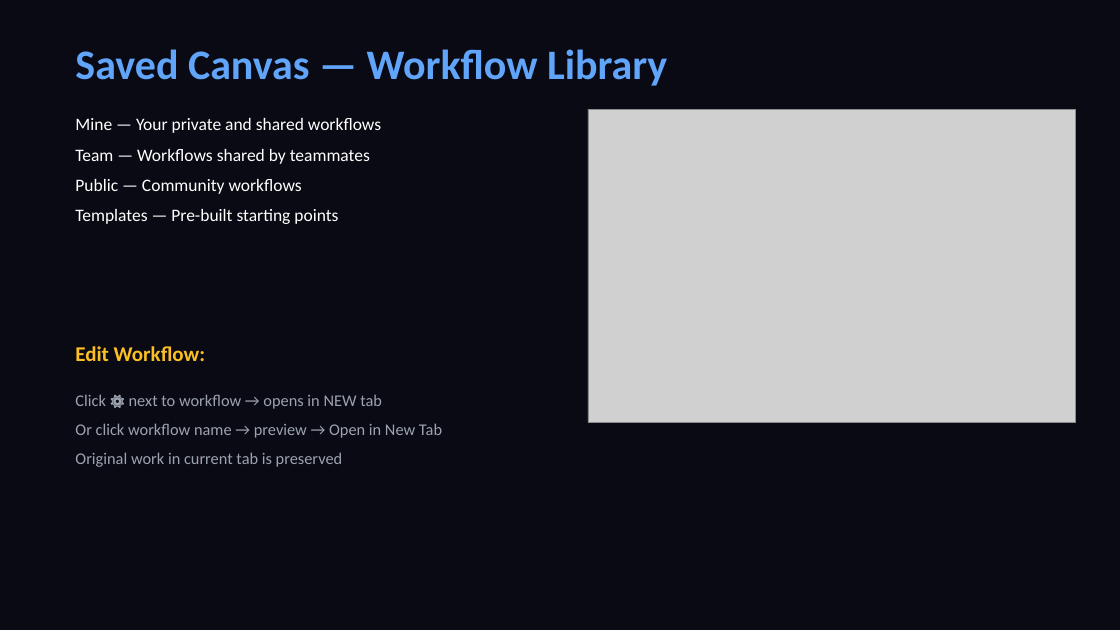
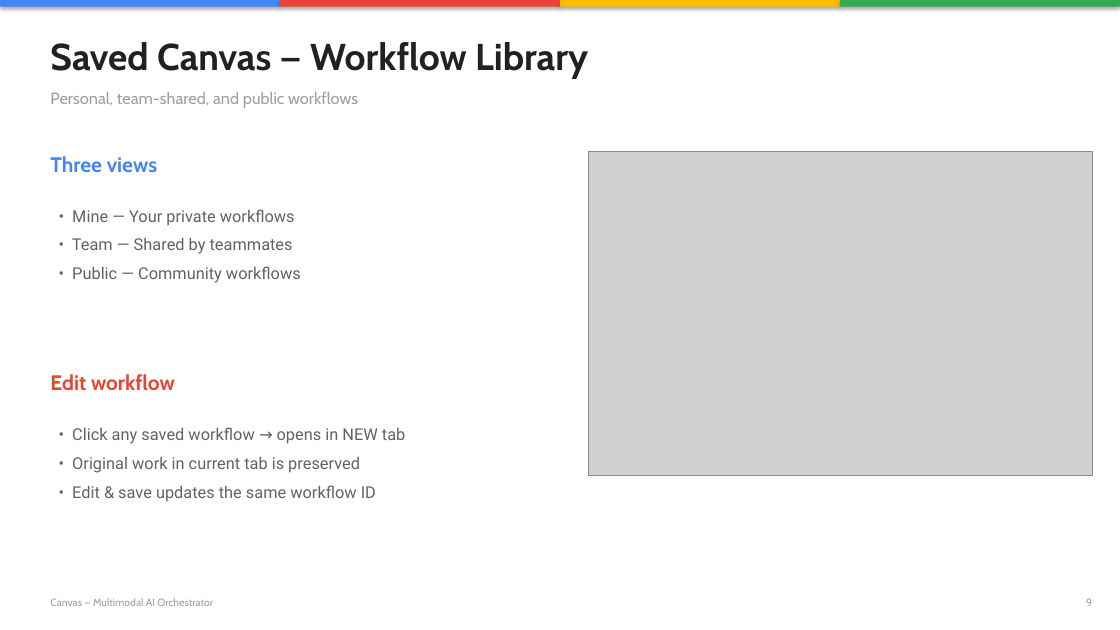
Before and after one commit to gauravz7/canvas, a slide deck: slide 9 of docs/Canvas_Product_Deck.pptx (slide 8 before the commit). Drawn at 1120x630 pixels with LibreOffice and Linux fonts; fonts in the diff are those of the drawing; grey boxes stand for pictures. Boxes give left, top, right and bottom in pixels: in the first picture for what was removed or moved away, otherwise in the second. Text is boxed around its words. In the diff, an @@ line names an element or a change of style, - is before the commit and + after.

```diff
--- a/docs/Canvas_Product_Deck.pptx
+++ b/docs/Canvas_Product_Deck.pptx
@@ background #0A0A14 to #FFFFFF @@
@@ rectangle added at [0, 0, 280, 7], fill #4285F4 @@
@@ rectangle added at [280, 0, 560, 7], fill #EA4335 @@
@@ rectangle added at [560, 0, 840, 7], fill #FBBC04 @@
@@ rectangle added at [840, 0, 1120, 7], fill #34A853 @@
@@ text "Saved Canvas — Workflow Library": place and size @@
-text "Saved Canvas — Workflow Library" at [75, 49, 667, 86]
+text "Saved Canvas — Workflow Library" at [50, 42, 588, 79]
@@ text "Saved Canvas — Workflow Library" at [50, 42, 588, 79]: size 36 to 32 pt, font Calibri to Cabin, text colour #60A5FA to #202124 @@
@@ text added at [50, 92, 358, 108], 14 pt, text #9AA0A6 @@
+Personal, team-shared, and public workflows
@@ text added at [50, 156, 157, 172], 18 pt, text #4285F4, bold @@
+Three views
@@ picture: place and size @@
-picture at [588, 109, 1075, 423]
+picture at [588, 151, 1092, 476]
@@ text at [72, 209, 301, 283]: text changed; size 15 to 14 pt; font Calibri to Roboto; text colour #FFFFFF to #5F6368 @@
-Mine — Your private and shared workflows
-Team — Workflows shared by teammates
-Public — Community workflows
-Templates — Pre-built starting points
+• Mine — Your private workflows
+• Team — Shared by teammates
+• Public — Community workflows
@@ text at [50, 374, 175, 391]: text changed; font Calibri to Cabin; text colour #FBBF24 to #EA4335 @@
-Edit Workflow:
+Edit workflow
@@ text at [72, 427, 405, 502]: text changed; font Calibri to Roboto; text colour #9CA3AF to #5F6368 @@
-Click ⚙ next to workflow → opens in NEW tab
-Or click workflow name → preview → Open in New Tab
-Original work in current tab is preserved
+• Click any saved workflow → opens in NEW tab
+• Original work in current tab is preserved
+• Edit & save updates the same workflow ID
@@ text added at [50, 598, 213, 606], 9 pt, text #9AA0A6 @@
+Canvas — Multimodal AI Orchestrator
@@ text added at [1086, 598, 1092, 606], 9 pt, text #9AA0A6 @@
+9
```
Also in this commit, not shown: 11 other slides changed, 6 slides added, 2 slides removed.
